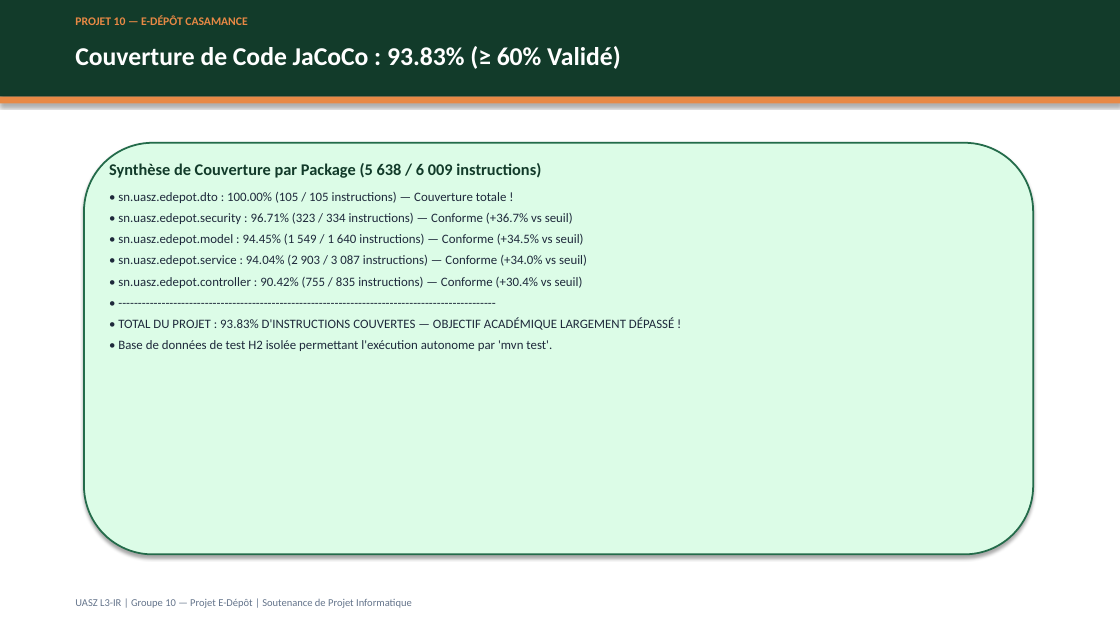
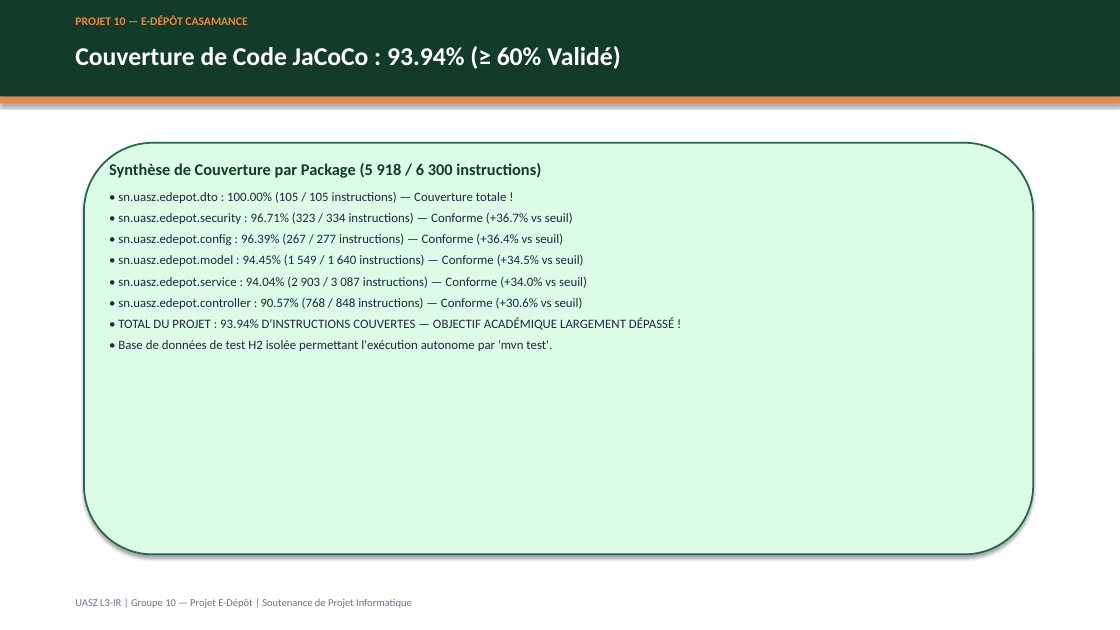
Before and after one commit to Collesyll0607/e-depot-plateforme, a slide deck: slide 12 of docs/P10_EDepot_Presentation.pptx. Drawn at 1120x630 pixels with LibreOffice and Linux fonts; fonts in the diff are those of the drawing. Boxes give left, top, right and bottom in pixels: in the first picture for what was removed or moved away, otherwise in the second. Text is boxed around its words. In the diff, an @@ line names an element or a change of style, - is before the commit and + after.

```diff
--- a/docs/P10_EDepot_Presentation.pptx
+++ b/docs/P10_EDepot_Presentation.pptx
@@ text at bbox=[75, 46, 621, 69]: text changed @@
-Couverture de Code JaCoCo : 93.83% (≥ 60% Validé)
+Couverture de Code JaCoCo : 93.94% (≥ 60% Validé)
@@ text at bbox=[109, 163, 541, 178]: text changed @@
-Synthèse de Couverture par Package (5 638 / 6 009 instructions)
+Synthèse de Couverture par Package (5 918 / 6 300 instructions)
@@ text at bbox=[118, 234, 563, 245]: paragraph added @@
+• sn.uasz.edepot.config : 96.39% (267 / 277 instructions) — Conforme (+36.4% vs seuil)
@@ text at bbox=[118, 298, 674, 330]: text changed @@
-• sn.uasz.edepot.controller : 90.42% (755 / 835 instructions) — Conforme (+30.4% vs seuil)
-• ------------------------------------------------------------------------------------------------
-• TOTAL DU PROJET : 93.83% D'INSTRUCTIONS COUVERTES — OBJECTIF ACADÉMIQUE LARGEMENT DÉPASSÉ !
+• sn.uasz.edepot.controller : 90.57% (768 / 848 instructions) — Conforme (+30.6% vs seuil)
+• TOTAL DU PROJET : 93.94% D'INSTRUCTIONS COUVERTES — OBJECTIF ACADÉMIQUE LARGEMENT DÉPASSÉ !
```
Also in this commit, not shown: 3 other slides changed, 3 other files.
